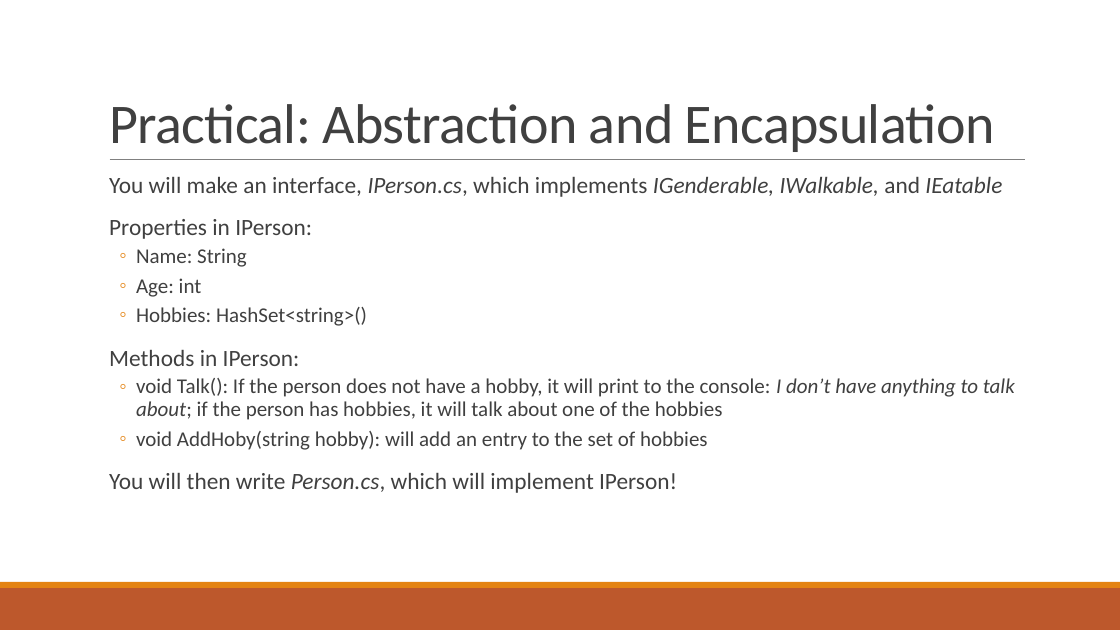
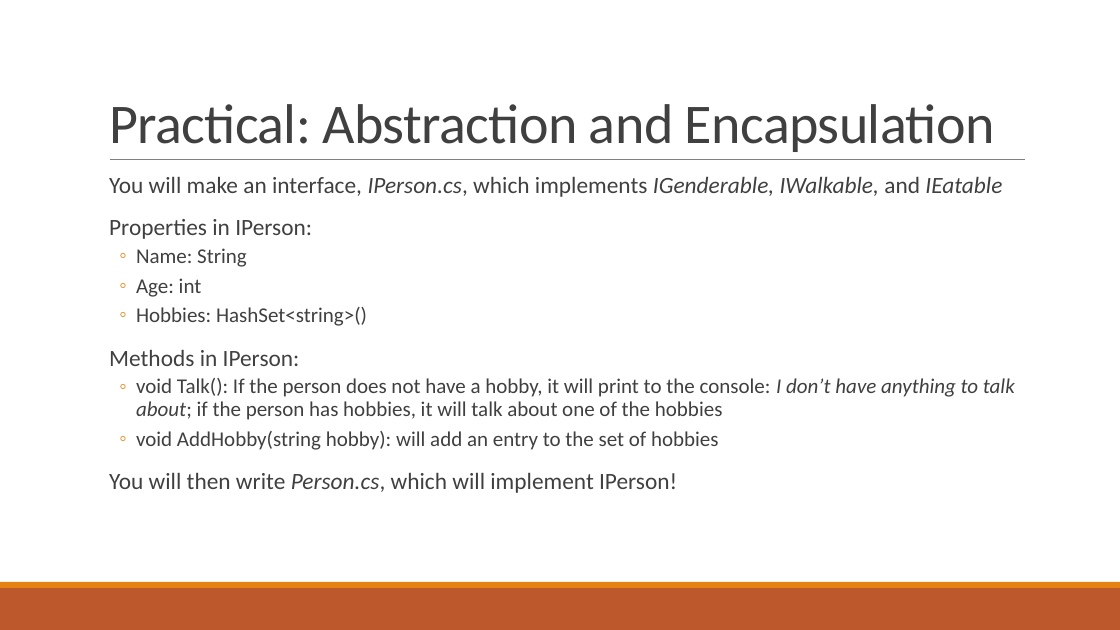
Before and after one commit to Troy-Web-Consulting/twc-training-oop-fundamentals, a slide deck: slide 12 of presentation.pptx. Drawn at 1120x630 pixels with LibreOffice and Linux fonts; fonts in the diff are those of the drawing. Boxes give left, top, right and bottom in pixels: in the first picture for what was removed or moved away, otherwise in the second. Text is boxed around its words. In the diff, an @@ line names an element or a change of style, - is before the commit and + after.

```diff
--- a/presentation.pptx
+++ b/presentation.pptx
@@ text at [136, 431, 719, 450]: text changed @@
-  ◦ void AddHoby(string hobby): will add an entry to the set of hobbies
+  ◦ void AddHobby(string hobby): will add an entry to the set of hobbies
```
Also in this commit, not shown: 1 other slide changed, 1 other file.
